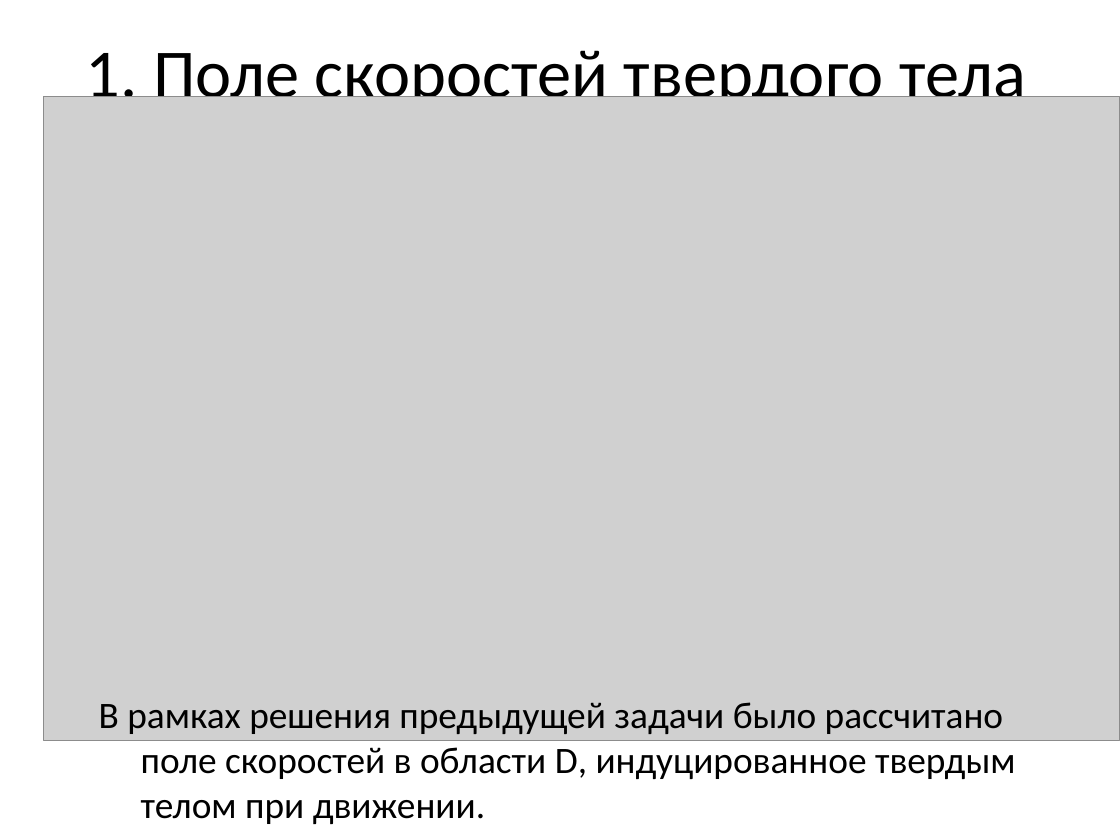
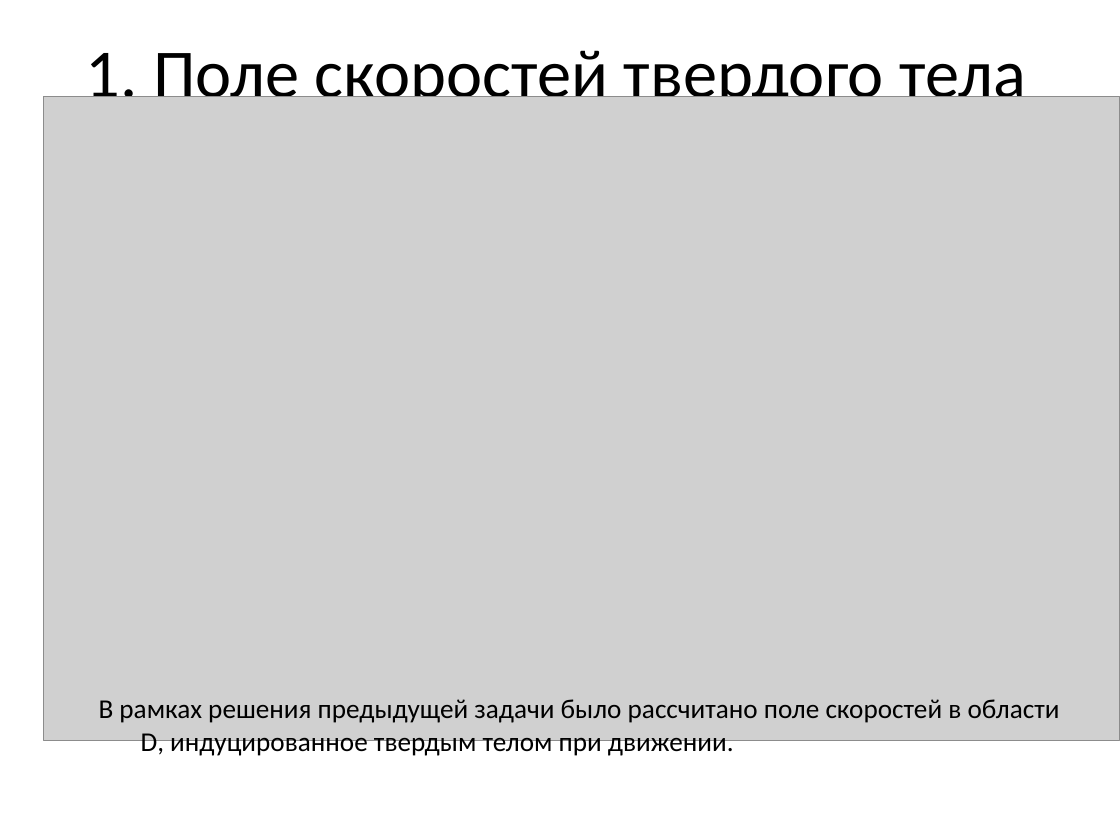
Before and after one commit to GSench/DigitalGeometry, a slide deck: slide 6 of Documents/PreviousWorks/Курсовая работа 5 курс/Presentation/Численное решение уравнения переноса.pptx. Drawn at 1120x840 pixels with LibreOffice and Linux fonts; fonts in the diff are those of the drawing; grey boxes stand for pictures. Boxes give left, top, right and bottom in pixels: in the first picture for what was removed or moved away, otherwise in the second. Text is boxed around its words. In the diff, an @@ line names an element or a change of style, - is before the commit and + after.

```diff
--- a/Documents/PreviousWorks/Курсовая работа 5 курс/Presentation/Численное решение уравнения переноса.pptx
+++ b/Documents/PreviousWorks/Курсовая работа 5 курс/Presentation/Численное решение уравнения переноса.pptx
@@ text "В рамках решения предыдущей задачи ..." at (x1=99, y1=699, x2=1060, y2=757): size 24 to 17.5 pt; list level 2 to 1 in "В рамках решения предыдущей задачи ..." @@
```
Also in this commit, not shown: 30 other slides changed, 30 other files.
